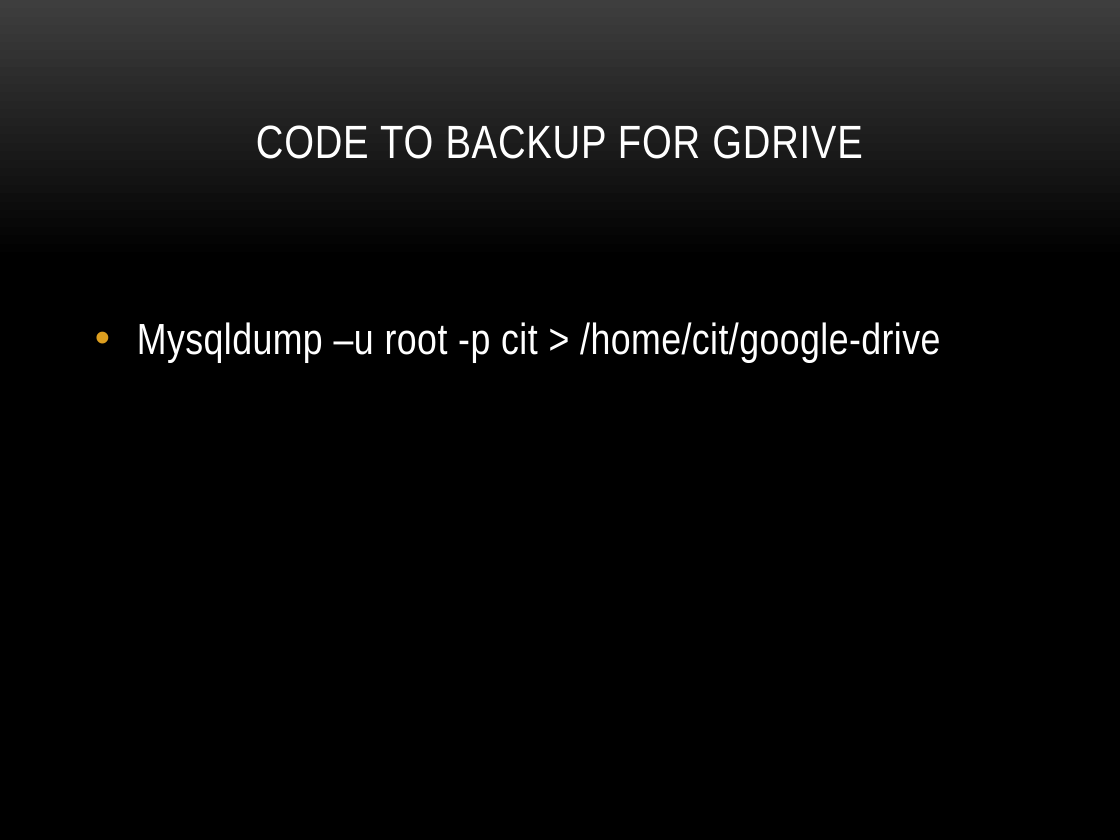
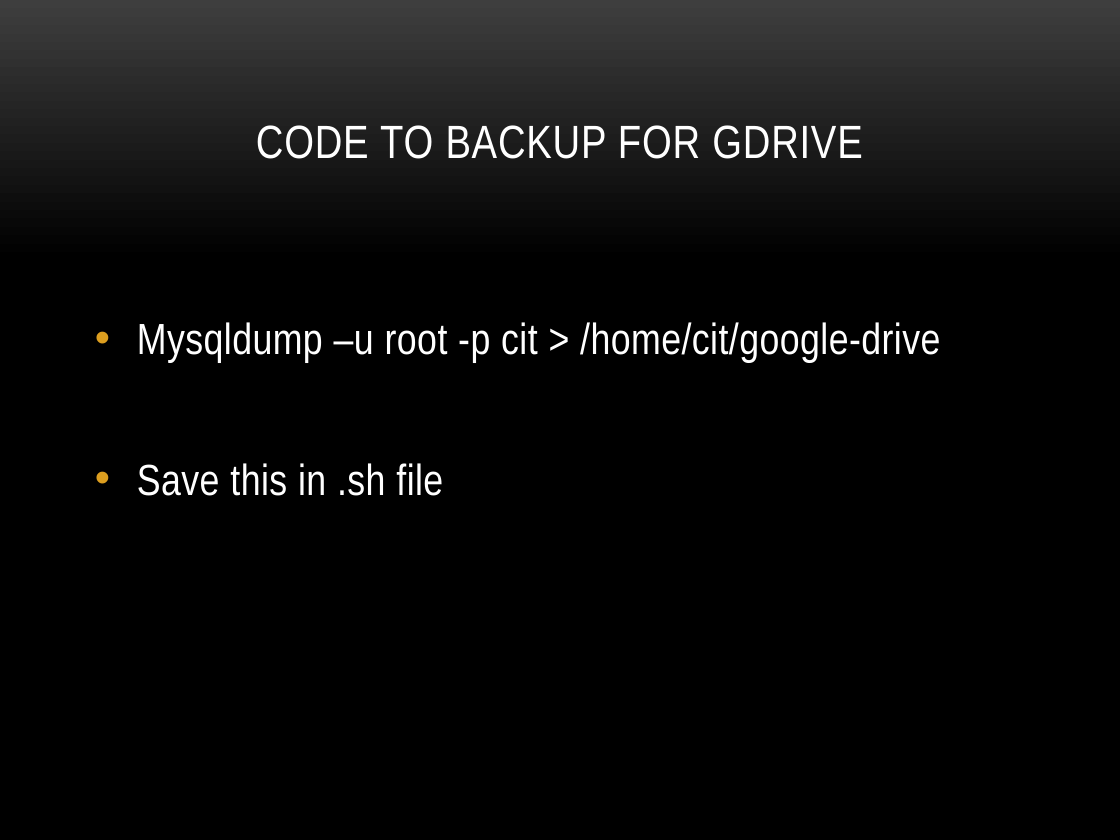
Before and after one commit to Charansiddu/crontab, a slide deck: slide 21 of crontab.pptx. Drawn at 1120x840 pixels with LibreOffice and Linux fonts; fonts in the diff are those of the drawing; background and template pictures are left out. Boxes give left, top, right and bottom in pixels: in the first picture for what was removed or moved away, otherwise in the second. Text is boxed around its words. In the diff, an @@ line names an element or a change of style, - is before the commit and + after.

```diff
--- a/crontab.pptx
+++ b/crontab.pptx
@@ text at bbox=[137, 463, 443, 496]: paragraph added @@
+• Save this in .sh file
```
Also in this commit, not shown: 5 other slides changed, 1 slide added, 1 slide removed.
